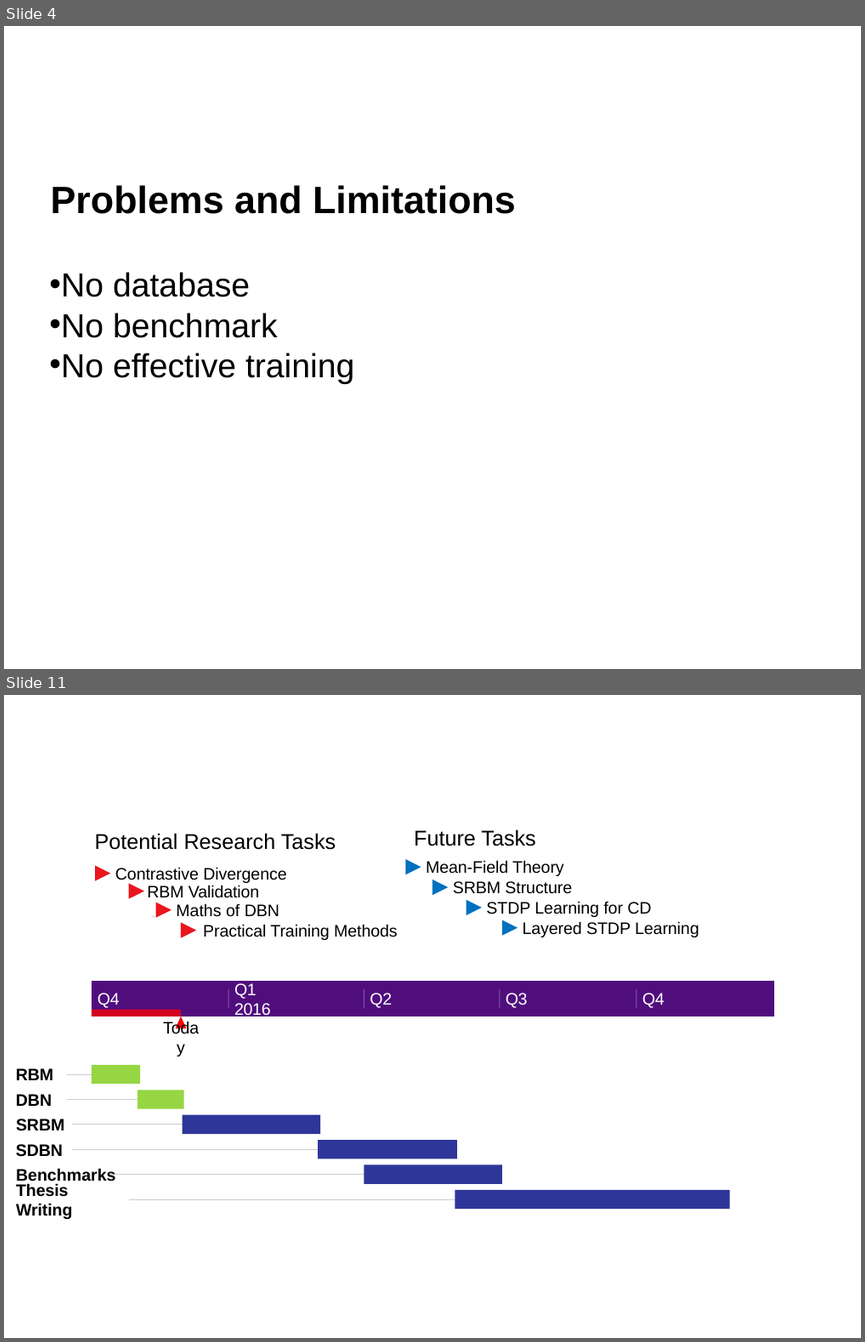
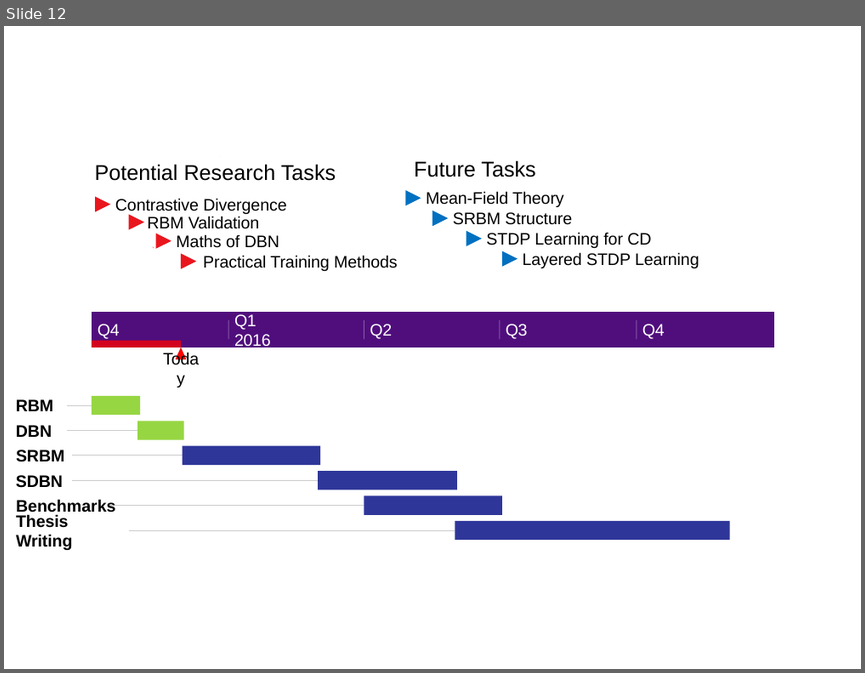
Before and after one commit to qian-liu/2nd_year_short_report, a slide deck: 2nd_year_int.pptx. Shown one above the other, each under a label of ours: slides 4 and 11 before the commit, slide 12 after it; the slides between them are not shown. The pictures are 865x1342 and 865x673 pixels, drawn with LibreOffice and Linux fonts; fonts in the diff are those of the drawing; background and template pictures are left out. Boxes give left, top, right and bottom in pixels: in the first picture for what was removed or moved away, otherwise in the second. Text is boxed around its words. In the diff, an @@ line names an element or a change of style, - is before the commit and + after.

```diff
--- a/2nd_year_int.pptx
+++ b/2nd_year_int.pptx
@@ slide 4 removed at box(4, 26, 861, 669), background #FFFFFF @@
@@ text removed at box(51, 185, 516, 214) @@
-Problems and Limitations
@@ text removed at box(49, 272, 354, 384) @@
-• No database
-• No benchmark
-• No effective training
@@ what was slide 11 is now slide 12 @@
```
Also in this commit, not shown: 3 slides changed, 8 slides added, 6 other slides removed, 4 other files.
